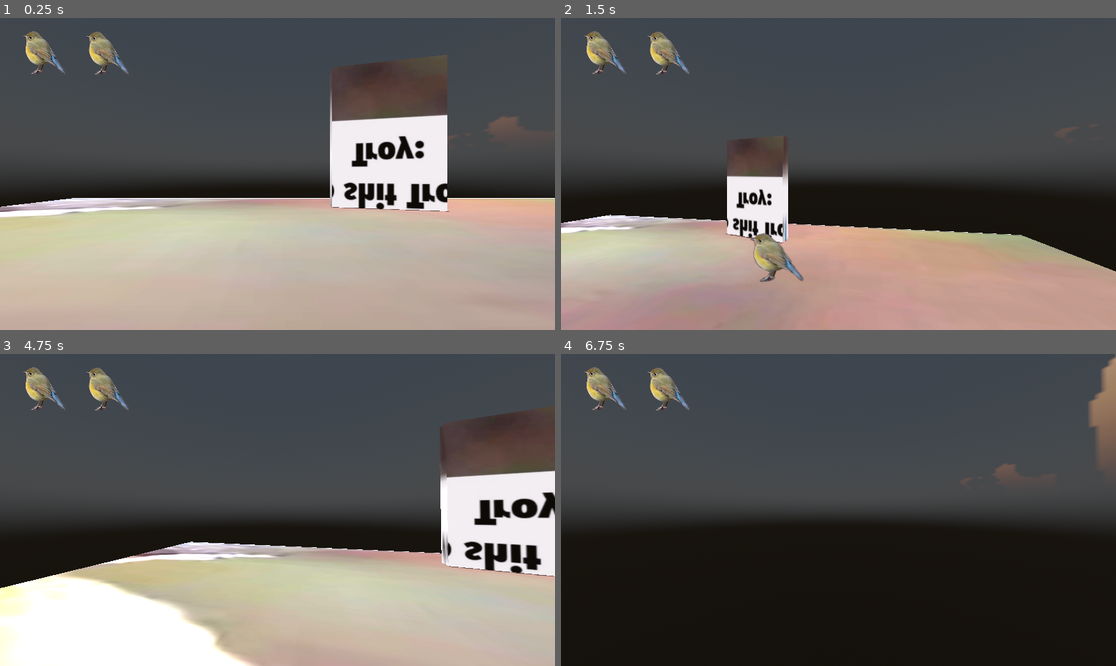
Above: before the commit, frames 1-4 (two rows, left to right).
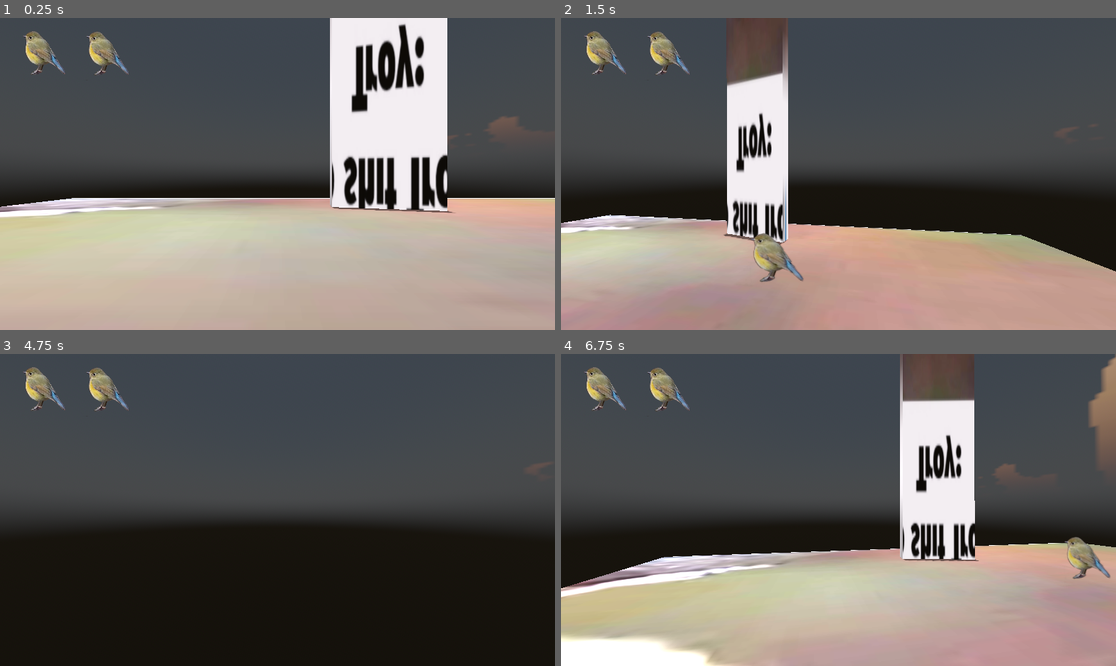
Above: after the commit, the same moments.

Repository: ihaveapatricklmao/TROY
Game: Godot game, scene res://maps/World.tscn
The game is run twice, just before and just after one commit, with the same random seed, the same clock (stepped at 60 frames per second) and the same inputs. The engine's default icon, where the game draws it, is replaced by a stand-in: a white triangle on a blue panel in a dark square.
Inputs (mouse positions are in pixels of both pictures, inside the frame that each line leads up to):
- Up to frame 1 (0.25 s): no input
- Up to frame 2 (1.5 s): tap Enter (ui_accept) at 0.5, 0.77 s; move the mouse to (960, 158) at 0.52 s; hold D (moveright) 0.53-1.28 s; tap Shift (dash) at 0.6, 1.35 s; move the mouse to (810, 174) at 1.27 s; hold W (moveup) from 1.28 s (still down)
- Up to frame 3 (4.75 s): keep holding W (moveup); tap Enter (ui_accept) at 1.52, 2.75, 3.02, 3.5, 3.77, 4.25, 4.52 s; move the mouse to (288, 503) at 2.02 s; tap Shift (dash) every 0.75 s from 2.1 to 4.35 s; move the mouse to (271, 516) at 2.77 s; move the mouse to (316, 513) at 3.52 s; move the mouse to (233, 506) at 4.27 s
- Up to frame 4 (6.75 s): move the mouse to (844, 510) at 5.02 s; tap Shift (dash) at 5.1, 5.85, 6.6 s; move the mouse to (816, 503) at 5.77 s; release W (moveup) at 5.78 s; hold D (moveright) 5.78-6.53 s; tap Enter (ui_accept) at 6.02, 6.5 s; move the mouse to (866, 510) at 6.52 s; hold W (moveup) from 6.53 s (still down)

The runs differ from the first frame. In frame 1, 9.0% of the frame differs, in the area x 59-83%, y 0-63%; in frame 2, 5.7%; in frame 3, 42%; in frame 4, 43%, in the area x 0-100%, y 0-100%.

Commit message:
more shit lelelelellele

Diff:
--- a/whatdafreak/maps/World.tscn
+++ b/whatdafreak/maps/World.tscn
@@ -134,7 +134,7 @@
 transform = Transform3D(1, 0, 0, 0, 1, 0, 0, 0, 1, -16.241, 0, 0)
 
 [node name="OBS2" type="StaticBody3D" parent="NavigationRegion3D"]
-transform = Transform3D(-0.169281, 0, -9.13688, 0, 2.37941, 0, 0.985568, 0, -1.56935, 0, -3.29326, -20.5788)
+transform = Transform3D(-0.169281, 0, -9.13688, 0, 6.64462, 0, 0.985568, 0, -1.56935, 0, 6.45401, -20.5788)
 
 [node name="MeshInstance3D" type="MeshInstance3D" parent="NavigationRegion3D/OBS2"]
 transform = Transform3D(1, 0, 0, 0, -5.63379, 0, 0, 0, 1, 0, 0, 0)
--- a/whatdafreak/playerstuff/Player.gd
+++ b/whatdafreak/playerstuff/Player.gd
@@ -36,7 +36,7 @@
 
 # other vars
 
-var wall_jumps_left = 3
+var wall_jumps_left = 2
 
 
 func _ready():
@@ -78,8 +78,12 @@
 
 	if is_on_wall():
 		gravity = 8.5
+		if !jumps_left == 0:
+			jumps_left += 1
+			wall_jumps_left -= 1
 	else:
 		gravity = 30.0
+		wall_jumps_left = 2
 	# dash
 	if Input.is_action_just_pressed("dash") and not DashTimer.is_stopped() and stamina>0:
 		if can_dash == true:
